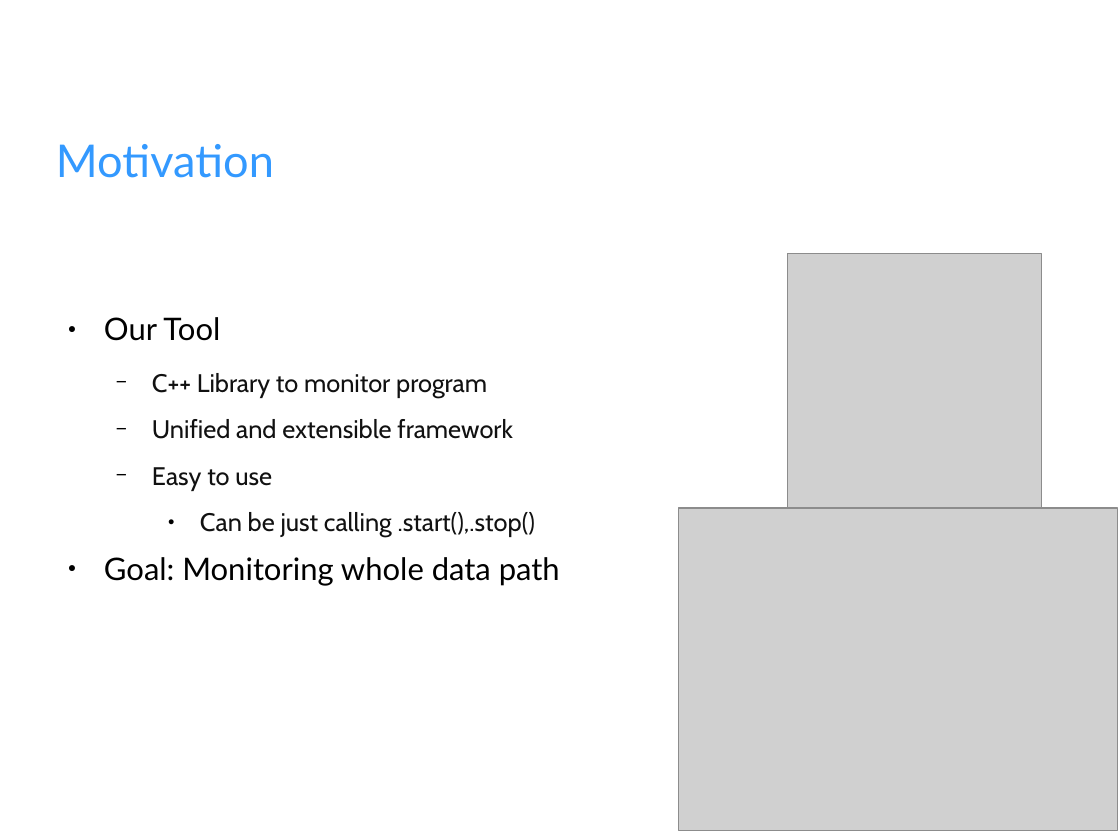
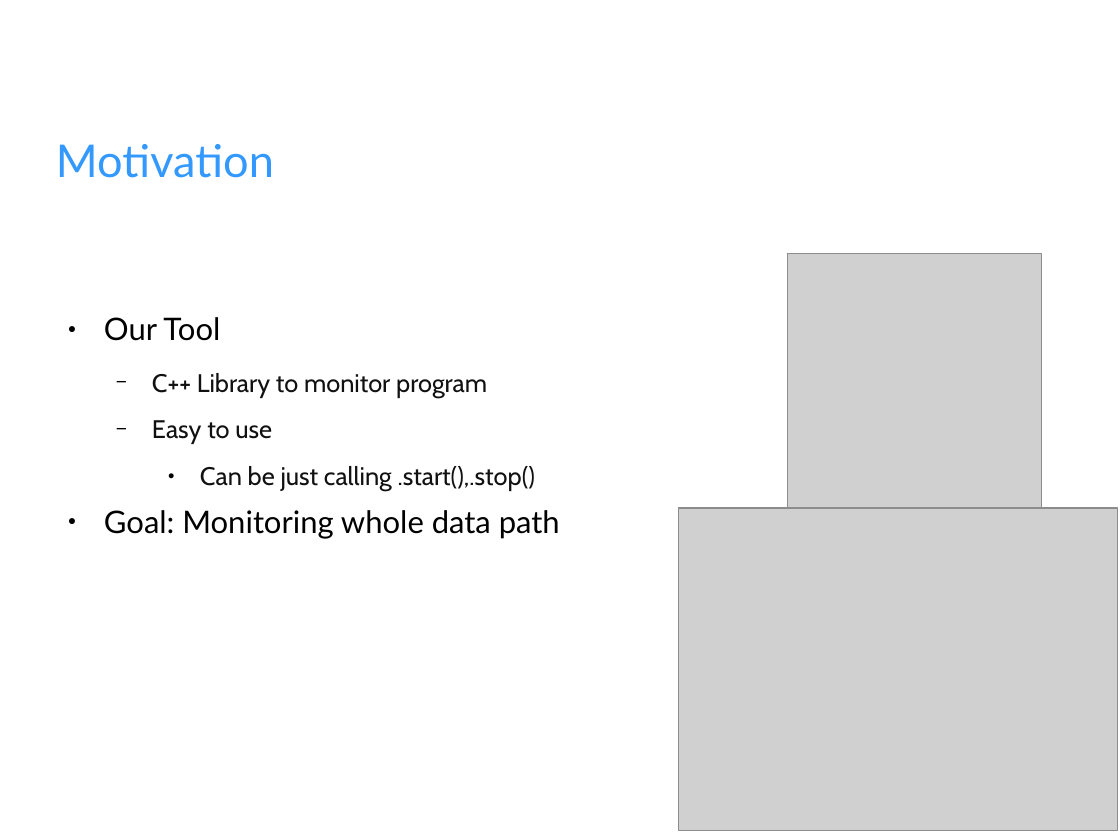
Before and after one commit to fhilprec/HardwareMonitoring, a slide deck: slide 4 of ProjectPresentation.odp (slide 3 before the commit). Drawn at 1120x840 pixels with LibreOffice and Linux fonts; fonts in the diff are those of the drawing; grey boxes stand for pictures; background and template pictures are left out. Boxes give left, top, right and bottom in pixels: in the first picture for what was removed or moved away, otherwise in the second. Text is boxed around its words. In the diff, an @@ line names an element or a change of style, - is before the commit and + after.

```diff
--- a/ProjectPresentation.odp
+++ b/ProjectPresentation.odp
@@ text at bbox=[152, 419, 513, 439]: paragraph removed @@
-  − Unified and extensible framework
```
Also in this commit, not shown: 1 other slide changed.
